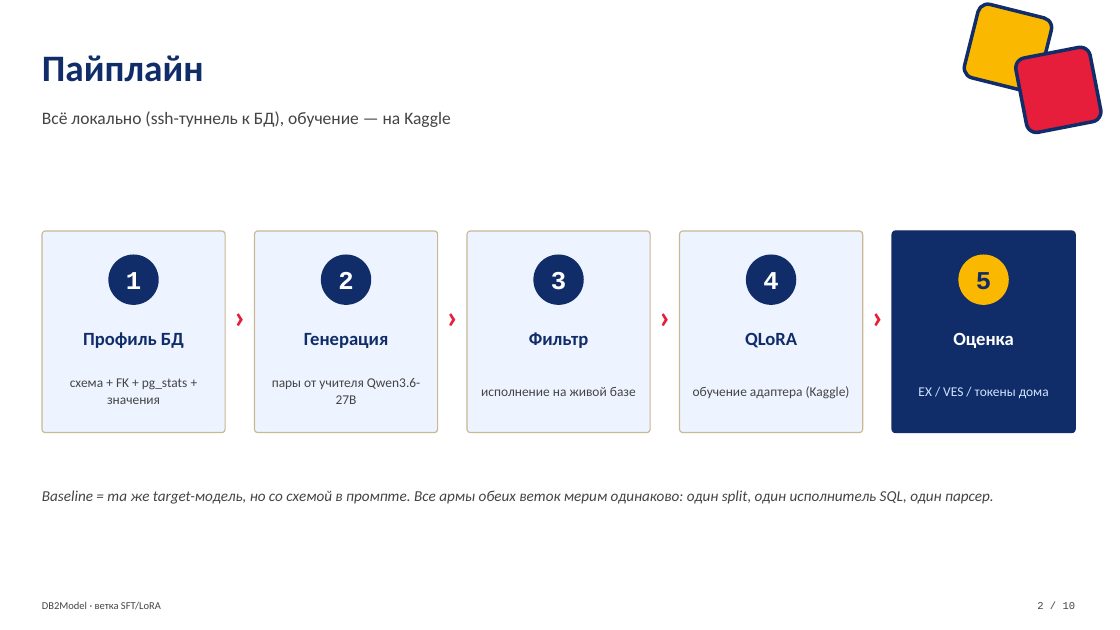
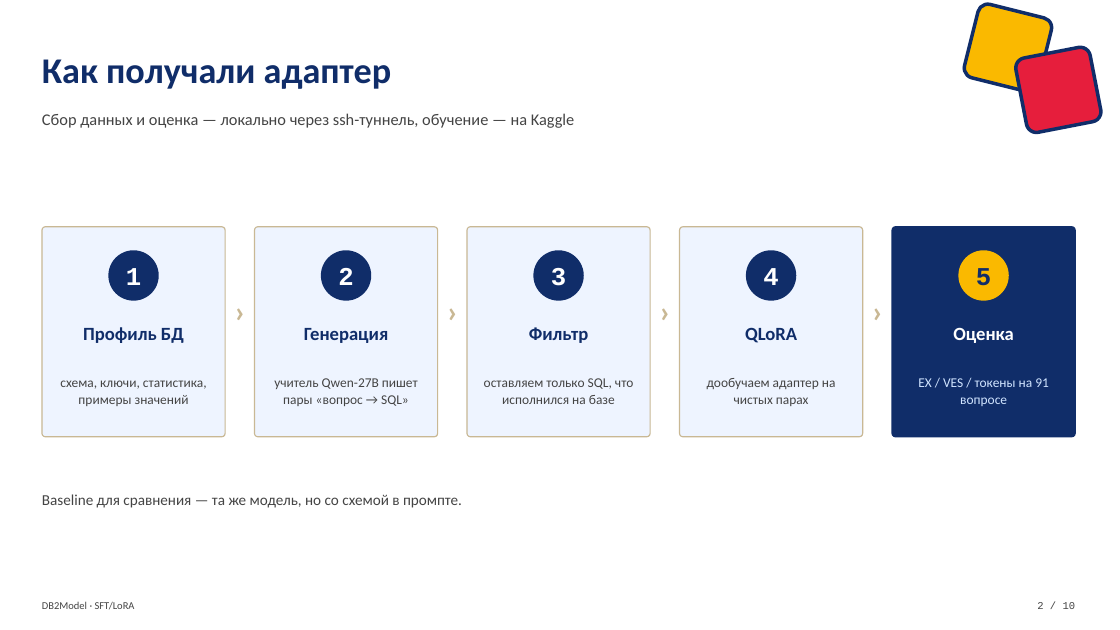
Before and after one commit to VladimirPozdeev06/db2model_lora, a slide deck: slide 2 of db2model/DB2Model_SFT_LoRA_defense.pptx. Drawn at 1120x630 pixels with LibreOffice and Linux fonts; fonts in the diff are those of the drawing. Boxes give left, top, right and bottom in pixels: in the first picture for what was removed or moved away, otherwise in the second. Text is boxed around its words. In the diff, an @@ line names an element or a change of style, - is before the commit and + after.

```diff
--- a/db2model/DB2Model_SFT_LoRA_defense.pptx
+++ b/db2model/DB2Model_SFT_LoRA_defense.pptx
@@ text at box(42, 59, 391, 89): text changed; size 32 to 31 pt @@
-Пайплайн
+Как получали адаптер
@@ text at box(42, 113, 574, 128): text changed; size 15 to 14 pt @@
-Всё локально (ssh-туннель к БД), обучение — на Kaggle
+Сбор данных и оценка — локально через ssh-туннель, обучение — на Kaggle
@@ rounded rectangle: place and size @@
-rounded rectangle at box(42, 231, 225, 433)
+rounded rectangle at box(42, 227, 225, 437)
@@ rounded rectangle: place and size @@
-rounded rectangle at box(255, 231, 438, 433)
+rounded rectangle at box(255, 227, 438, 437)
@@ rounded rectangle: place and size @@
-rounded rectangle at box(467, 231, 650, 433)
+rounded rectangle at box(467, 227, 650, 437)
@@ rounded rectangle: place and size @@
-rounded rectangle at box(680, 231, 863, 433)
+rounded rectangle at box(680, 227, 863, 437)
@@ rounded rectangle: place and size @@
-rounded rectangle at box(892, 231, 1075, 433)
+rounded rectangle at box(892, 227, 1075, 437)
@@ 10 texts, 5 ellipses: place and size @@
-10 texts, 5 ellipses at box(83, 255, 1014, 348)
+10 texts, 5 ellipses at box(83, 250, 1014, 343)
@@ size 28 to 26 pt, text colour #E61E3C to #C9B894 in 4 elements at box(227, 277, 253, 344), box(439, 277, 465, 344), box(652, 277, 678, 344), box(865, 277, 891, 344) @@
@@ text at box(60, 380, 207, 406): text changed @@
-схема + FK + pg_stats + значения
+схема, ключи, статистика, примеры значений
@@ text at box(274, 378, 418, 406): text changed @@
-пары от учителя Qwen3.6-27B
+учитель Qwen-27B пишет пары «вопрос → SQL»
@@ text at box(484, 378, 633, 404): text changed @@
-исполнение на живой базе
+оставляем только SQL, что исполнился на базе
@@ text at box(707, 378, 836, 406): text changed @@
-обучение адаптера (Kaggle)
+дообучаем адаптер на чистых парах
@@ text at box(918, 378, 1049, 406): text changed @@
-EX / VES / токены дома
+EX / VES / токены на 91 вопросе
@@ text at box(42, 494, 462, 508): text changed; italic off @@
-Baseline = та же target-модель, но со схемой в промпте. Все армы обеих веток мерим одинаково: один split, один исполнитель SQL, один парсер.
+Baseline для сравнения — та же модель, но со схемой в промпте.
@@ text at box(42, 601, 135, 609): text changed @@
-DB2Model · ветка SFT/LoRA
+DB2Model · SFT/LoRA
```
Also in this commit, not shown: 8 other slides changed, 1 slide added, 1 slide removed.
